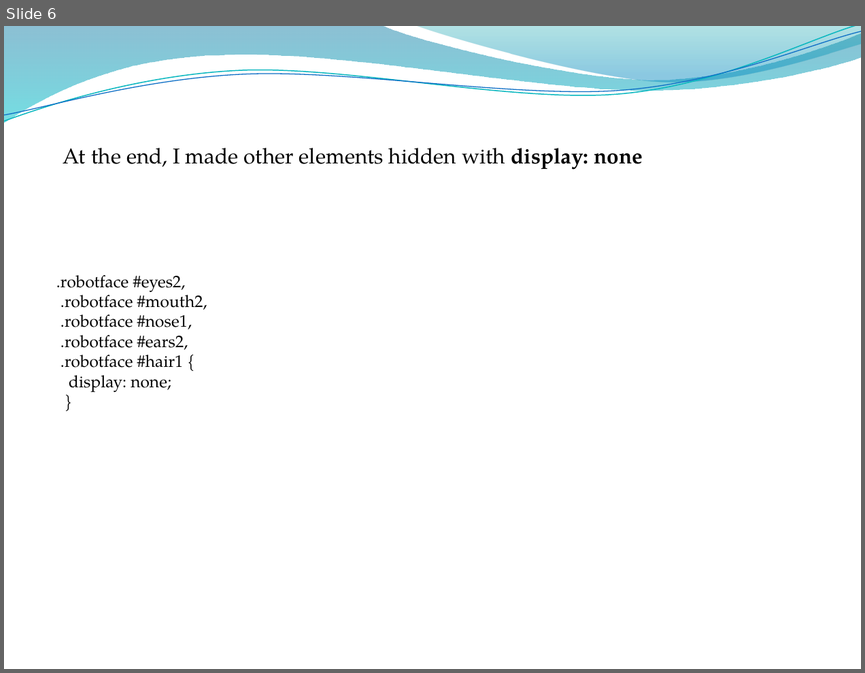
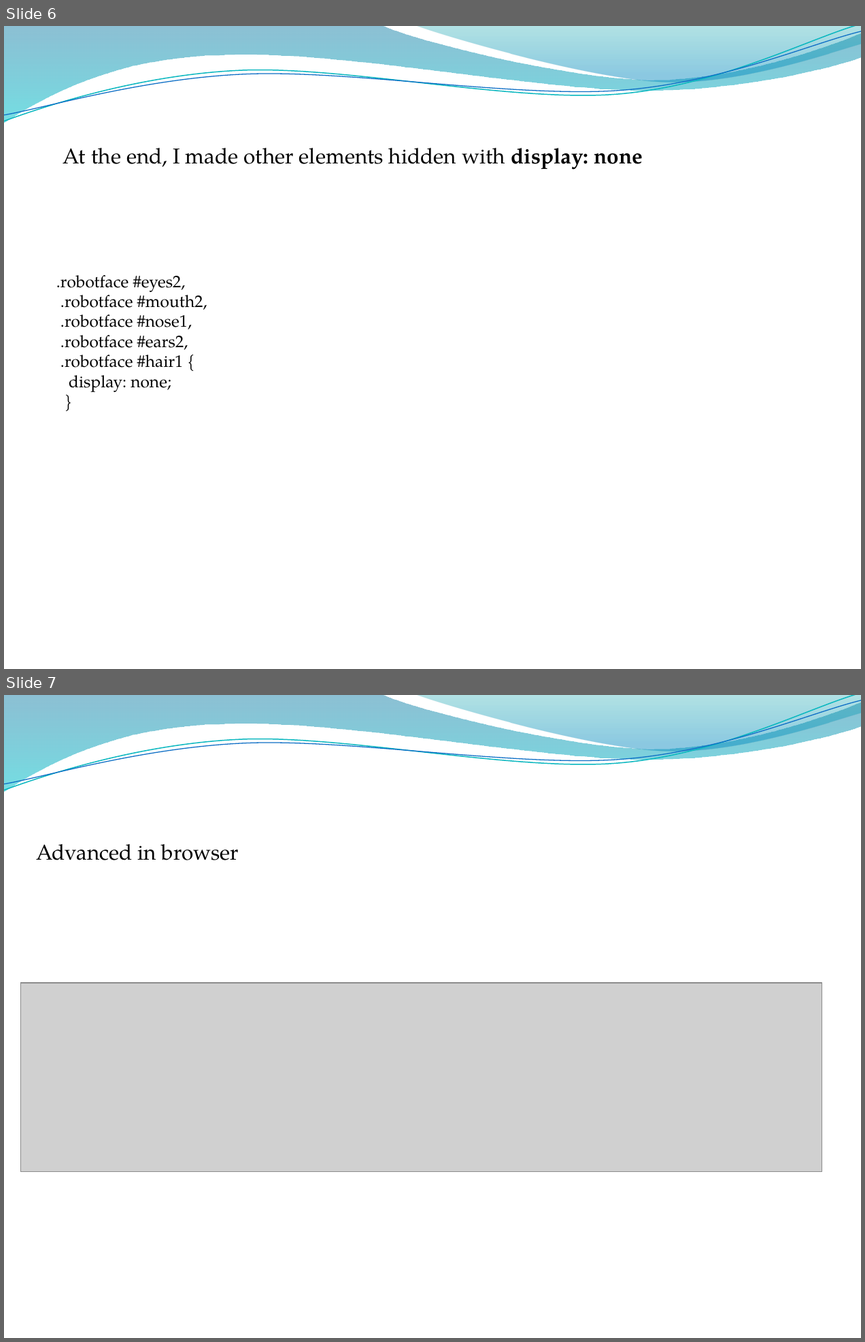
Before and after one commit to Melaverde1987/FE21-CSS-DAY2-Hrynko, a slide deck: CSS3 Day2.pptx. Shown one above the other, each under a label of ours: slide 6 before the commit, slides 6 and 7 after it. The pictures are 865x673 and 865x1342 pixels, drawn with LibreOffice and Linux fonts; fonts in the diff are those of the drawing; grey boxes stand for pictures; background and template pictures are left out. Boxes give left, top, right and bottom in pixels: in the first picture for what was removed or moved away, otherwise in the second. Text is boxed around its words. In the diff, an @@ line names an element or a change of style, - is before the commit and + after.

```diff
--- a/CSS3 Day2.pptx
+++ b/CSS3 Day2.pptx
@@ slide 7 added at box(4, 695, 861, 1338), background picture (left out); not listed: 4 template elements that a slide beside it also shows @@
@@ text added at box(36, 844, 239, 860), 18 pt, text #000000 @@
+Advanced in browser
@@ picture added at box(21, 983, 822, 1172) @@
```
Also in this commit, not shown: 1 other slide added.
